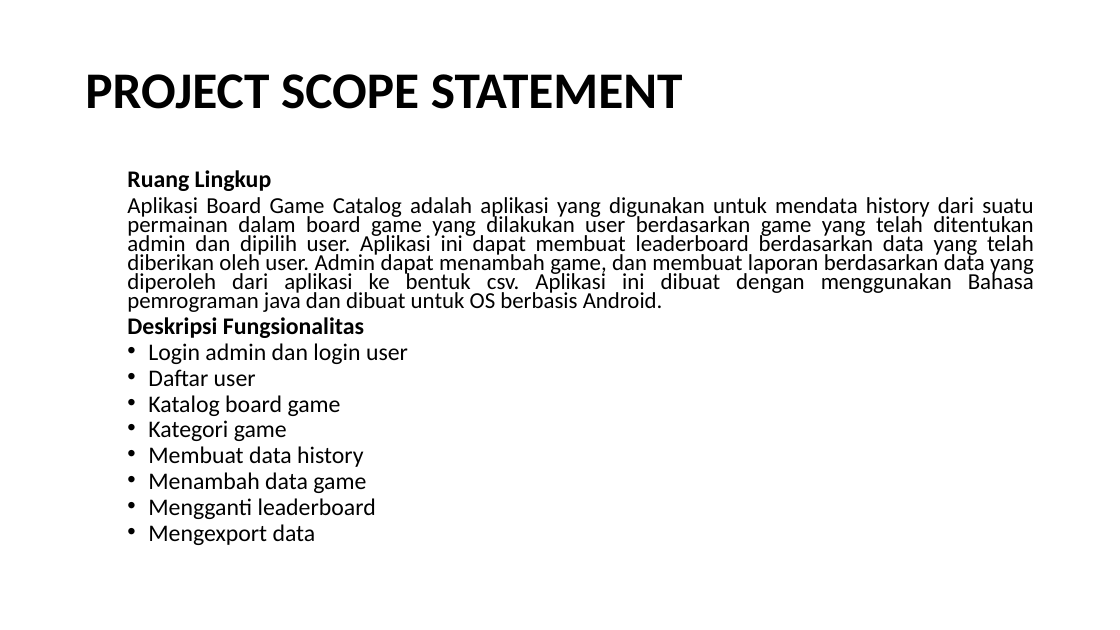
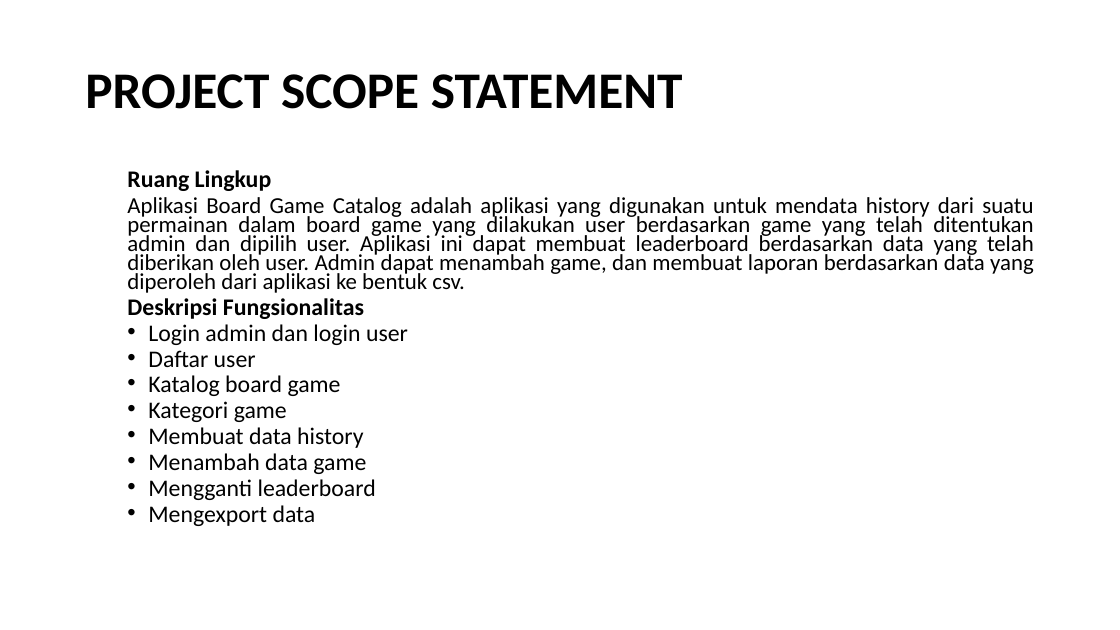
Before and after one commit to anggaraga1408/PPL4611, a slide deck: slide 4 of Aplikasi Catalog Board Game.pptx. Drawn at 1120x630 pixels with LibreOffice and Linux fonts; fonts in the diff are those of the drawing. Boxes give left, top, right and bottom in pixels: in the first picture for what was removed or moved away, otherwise in the second. Text is boxed around its words. In the diff, an @@ line names an element or a change of style, - is before the commit and + after.

```diff
--- a/Aplikasi Catalog Board Game.pptx
+++ b/Aplikasi Catalog Board Game.pptx
@@ text at (x1=127, y1=197, x2=1034, y2=293): text changed @@
-  Aplikasi Board Game Catalog adalah aplikasi yang digunakan untuk mendata history dari suatu permainan dalam board game yang dilakukan user berdasarkan game yang telah ditentukan admin dan dipilih user. Aplikasi ini dapat membuat leaderboard berdasarkan data yang telah diberikan oleh user. Admin dapat menambah game, dan membuat laporan berdasarkan data yang diperoleh dari aplikasi ke bentuk csv. Aplikasi ini dibuat dengan menggunakan Bahasa pemrograman java dan dibuat untuk OS berbasis Android.
+  Aplikasi Board Game Catalog adalah aplikasi yang digunakan untuk mendata history dari suatu permainan dalam board game yang dilakukan user berdasarkan game yang telah ditentukan admin dan dipilih user. Aplikasi ini dapat membuat leaderboard berdasarkan data yang telah diberikan oleh user. Admin dapat menambah game, dan membuat laporan berdasarkan data yang diperoleh dari aplikasi ke bentuk csv.
```
Also in this commit, not shown: 1 other file.
